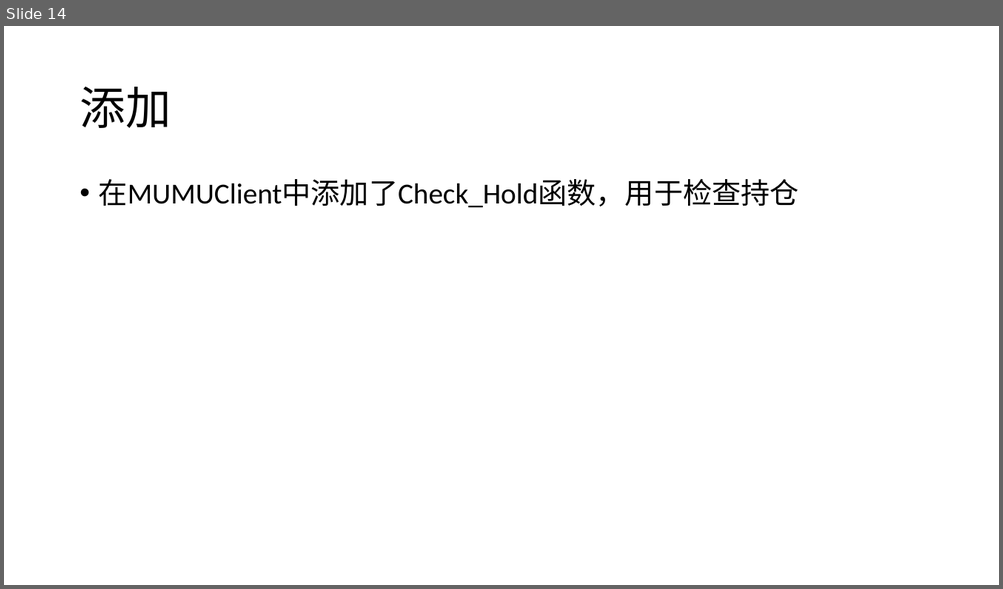
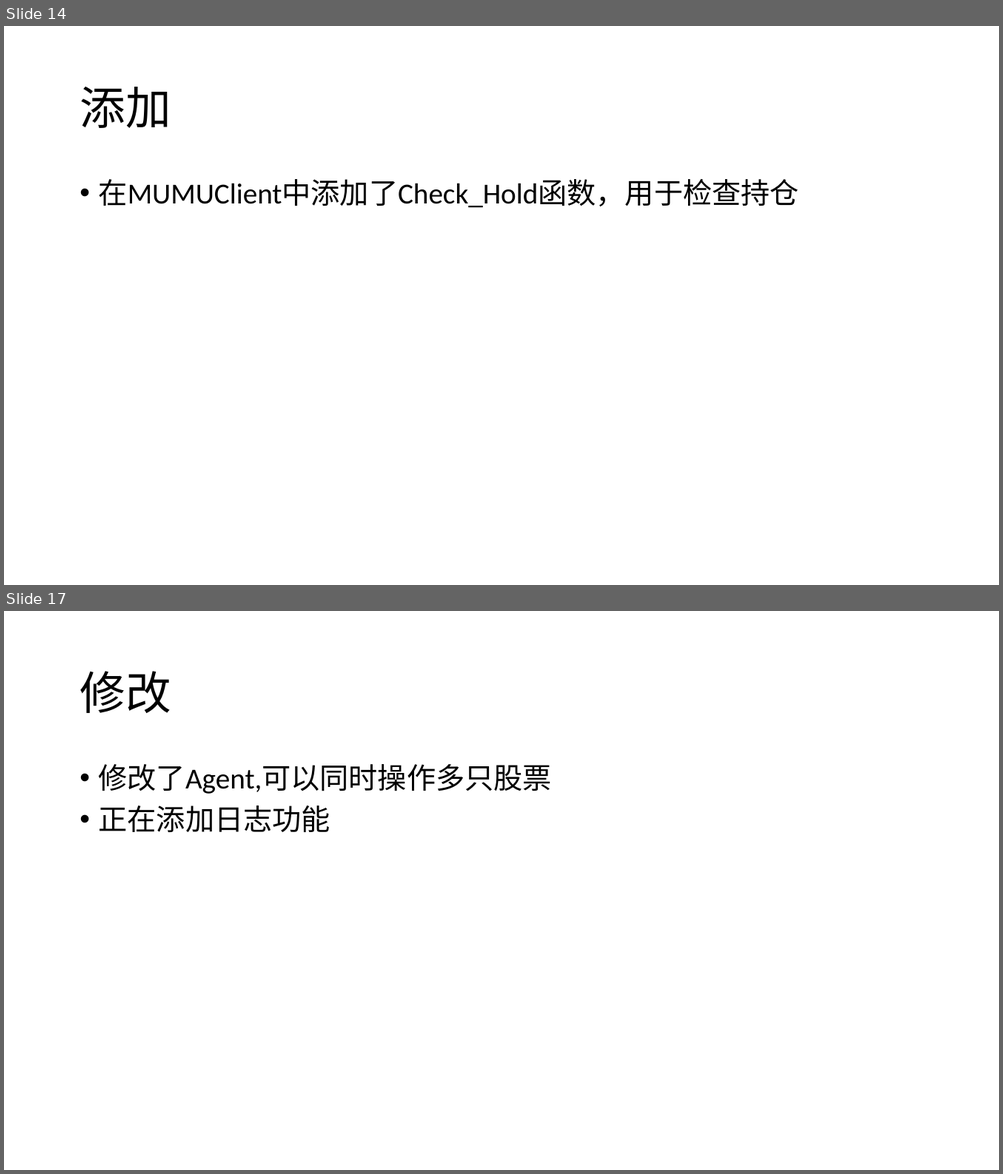
Before and after one commit to BGDSW/Quantitative-Investment, a slide deck: log.pptx. Shown one above the other, each under a label of ours: slide 14 before the commit, slides 14 and 17 after it; the slides between them are not shown. The pictures are 1003x589 and 1003x1174 pixels, drawn with LibreOffice and Linux fonts; fonts in the diff are those of the drawing. Boxes give left, top, right and bottom in pixels: in the first picture for what was removed or moved away, otherwise in the second. Text is boxed around its words. In the diff, an @@ line names an element or a change of style, - is before the commit and + after.

```diff
--- a/log.pptx
+++ b/log.pptx
@@ slide 17 added at (x1=4, y1=611, x2=999, y2=1170), background #FFFFFF @@
@@ title added at (x1=79, y1=671, x2=170, y2=713), 44 pt, text #000000 @@
+修改
@@ text added at (x1=99, y1=764, x2=552, y2=832), 28 pt, text #000000 @@
+• 修改了Agent,可以同时操作多只股票
+• 正在添加日志功能
```
Also in this commit, not shown: 3 other slides added, 8 other files.
